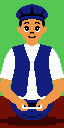
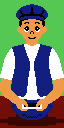
The second 64 x 128 image is a revision of the first. Changes to its layers:
painted on "Background" over (24, 26, 40, 39)
